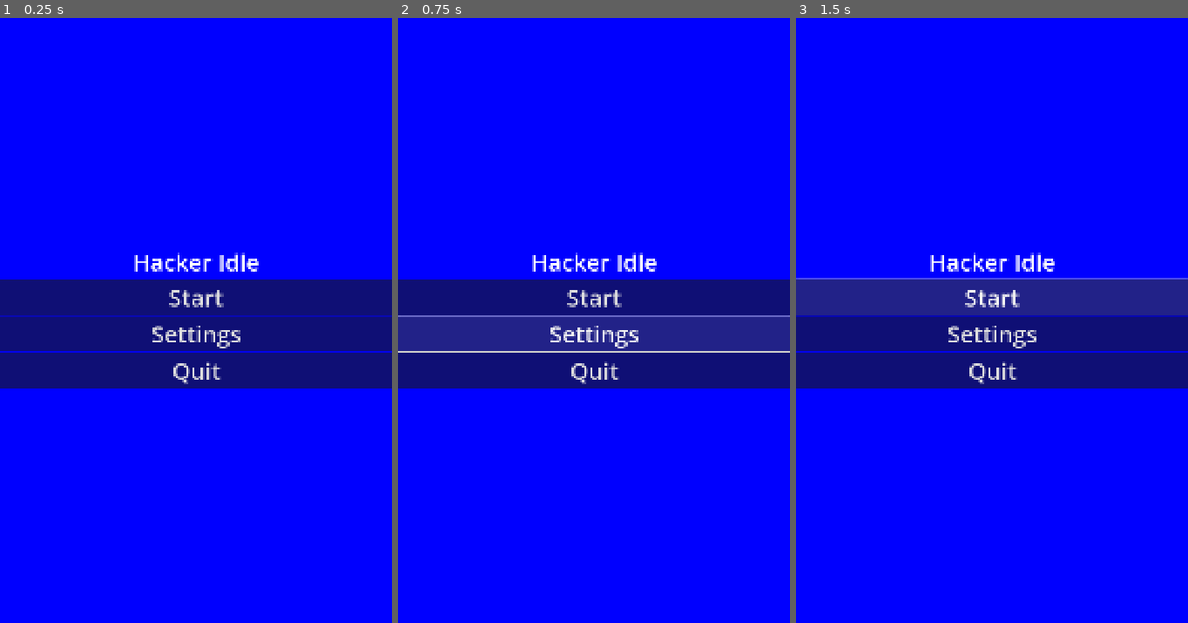
Above: before the commit, frames 1-3 (left to right).
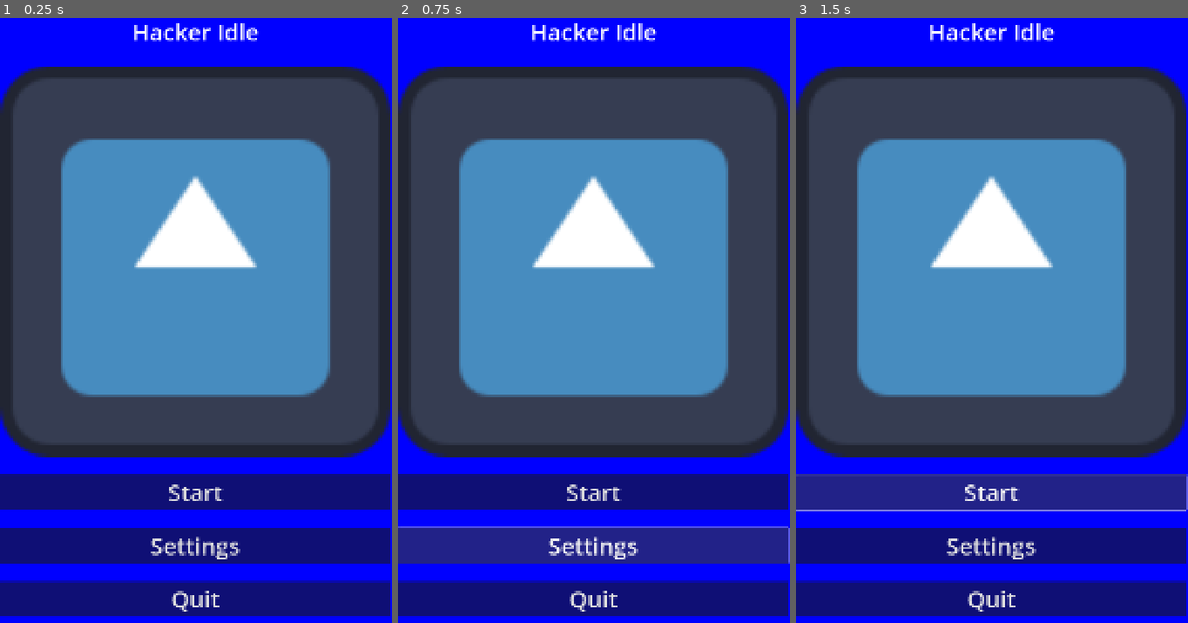
Above: after the commit, the same moments.

Repository: dallatIkes/HackerIdleGame
Game: Godot game, scene res://game/scenes/main.tscn
Same seed, same stepped clock (60 frames per second), same inputs: the game is played once before the commit and once after it. The engine's default icon, where the game draws it, is replaced by a stand-in: a white triangle on a blue panel in a dark square.
Inputs:
- Up to frame 1 (0.25 s): no input
- Up to frame 2 (0.75 s): click "Settings" at 0.5 s
- Up to frame 3 (1.5 s): click "Start" at 1.25 s

The runs differ from the first frame. In frame 1, 82% of the frame differs, in the area x 0-100%, y 0-99%; in frame 2, 82%; in frame 3, 82%.

Commit message:
[page] - added first screens

Diff:
--- /dev/null
+++ b/game/scenes/GameScreen.tscn
@@ -0,0 +1,88 @@
+[gd_scene load_steps=3 format=3 uid="uid://2ctqnrnn40u5"]
+
+[ext_resource type="PackedScene" uid="uid://drote00a1oj4l" path="res://game/scenes/ScreenTemplate.tscn" id="1_ngl22"]
+[ext_resource type="Texture2D" uid="uid://e3an852rk00x" path="res://game/assets/icon.svg" id="2_ou80d"]
+
+[node name="Control" instance=ExtResource("1_ngl22")]
+
+[node name="Top Menu" type="ColorRect" parent="Panel/ColorRect" index="0"]
+custom_minimum_size = Vector2(0, 200)
+layout_mode = 1
+anchors_preset = 10
+anchor_right = 1.0
+grow_horizontal = 2
+size_flags_horizontal = 3
+color = Color(0.392157, 0.392157, 0.392157, 1)
+
+[node name="HBoxContainer" type="HBoxContainer" parent="Panel/ColorRect/Top Menu" index="0"]
+custom_minimum_size = Vector2(0, 200)
+layout_mode = 1
+anchors_preset = 10
+anchor_right = 1.0
+grow_horizontal = 2
+theme_override_constants/separation = 250
+
+[node name="Menu button" type="Button" parent="Panel/ColorRect/Top Menu/HBoxContainer" index="0"]
+layout_mode = 2
+theme_override_font_sizes/font_size = 50
+text = "Menu"
+
+[node name="Crypto label" type="Label" parent="Panel/ColorRect/Top Menu/HBoxContainer" index="1"]
+layout_mode = 2
+theme_override_font_sizes/font_size = 50
+text = "$ 12.23"
+
+[node name="CPU label" type="Label" parent="Panel/ColorRect/Top Menu/HBoxContainer" index="2"]
+layout_mode = 2
+theme_override_font_sizes/font_size = 50
+text = "2.30 GHz"
+
+[node name="TextureRect" type="TextureRect" parent="Panel/ColorRect" index="1"]
+layout_mode = 0
+offset_left = 28.0
+offset_top = 399.0
+offset_right = 156.0
+offset_bottom = 527.0
+scale = Vector2(8, 8)
+texture = ExtResource("2_ou80d")
+
+[node name="Footer Menu" type="ColorRect" parent="Panel/ColorRect" index="2"]
+custom_minimum_size = Vector2(0, 200)
+layout_mode = 1
+anchors_preset = 12
+anchor_top = 1.0
+anchor_right = 1.0
+anchor_bottom = 1.0
+grow_horizontal = 2
+grow_vertical = 0
+size_flags_horizontal = 3
+color = Color(0.392157, 0.392157, 0.392157, 1)
+
+[node name="HBoxContainer" type="HBoxContainer" parent="Panel/ColorRect/Footer Menu" index="0"]
+custom_minimum_size = Vector2(0, 200)
+layout_mode = 1
+anchors_preset = 10
+anchor_right = 1.0
+grow_horizontal = 2
+theme_override_constants/separation = 105
+
+[node name="Home button" type="Button" parent="Panel/ColorRect/Footer Menu/HBoxContainer" index="0"]
+layout_mode = 2
+theme_override_font_sizes/font_size = 50
+text = "Menu"
+
+[node name="Hack button" type="Button" parent="Panel/ColorRect/Footer Menu/HBoxContainer" index="1"]
+layout_mode = 2
+theme_override_font_sizes/font_size = 50
+text = "HACK"
+
+[node name="Upgrades button" type="Button" parent="Panel/ColorRect/Footer Menu/HBoxContainer" index="2"]
+layout_mode = 2
+theme_override_font_sizes/font_size = 50
+text = "UPGRADES"
+
+[node name="Black Market button" type="Button" parent="Panel/ColorRect/Footer Menu/HBoxContainer" index="3"]
+layout_mode = 2
+theme_override_font_sizes/font_size = 50
+text = "BLACK
+MARKET"
--- a/game/scenes/MainMenu.tscn
+++ b/game/scenes/MainMenu.tscn
@@ -1,6 +1,7 @@
-[gd_scene load_steps=3 format=3 uid="uid://bpnwtlnvayoty"]
+[gd_scene load_steps=4 format=3 uid="uid://bpnwtlnvayoty"]
 
 [ext_resource type="PackedScene" uid="uid://drote00a1oj4l" path="res://game/scenes/ScreenTemplate.tscn" id="1_v48kw"]
+[ext_resource type="Texture2D" uid="uid://e3an852rk00x" path="res://game/assets/icon.svg" id="2_34ntp"]
 
 [sub_resource type="LabelSettings" id="LabelSettings_v48kw"]
 font_size = 64
@@ -11,12 +12,12 @@
 color = Color(0, 0, 1, 1)
 
 [node name="VBoxContainer" type="VBoxContainer" parent="Panel/ColorRect" index="0"]
-layout_mode = 1
-anchors_preset = 15
-anchor_right = 1.0
-anchor_bottom = 1.0
+layout_mode = 2
+offset_right = 1075.0
+offset_bottom = 1915.0
 grow_horizontal = 2
 grow_vertical = 2
+theme_override_constants/separation = 50
 alignment = 1
 
 [node name="TitleLabel" type="Label" parent="Panel/ColorRect/VBoxContainer" index="0"]
@@ -25,17 +26,22 @@
 label_settings = SubResource("LabelSettings_v48kw")
 horizontal_alignment = 1
 
-[node name="StartButton" type="Button" parent="Panel/ColorRect/VBoxContainer" index="1"]
+[node name="LogoRect" type="TextureRect" parent="Panel/ColorRect/VBoxContainer" index="1"]
+layout_mode = 2
+texture = ExtResource("2_34ntp")
+expand_mode = 4
+
+[node name="StartButton" type="Button" parent="Panel/ColorRect/VBoxContainer" index="2"]
 layout_mode = 2
 theme_override_font_sizes/font_size = 64
 text = "Start"
 
-[node name="SettingsButton" type="Button" parent="Panel/ColorRect/VBoxContainer" index="2"]
+[node name="SettingsButton" type="Button" parent="Panel/ColorRect/VBoxContainer" index="3"]
 layout_mode = 2
 theme_override_font_sizes/font_size = 64
 text = "Settings"
 
-[node name="QuitButton" type="Button" parent="Panel/ColorRect/VBoxContainer" index="3"]
+[node name="QuitButton" type="Button" parent="Panel/ColorRect/VBoxContainer" index="4"]
 layout_mode = 2
 theme_override_font_sizes/font_size = 64
 text = "Quit"
--- /dev/null
+++ b/game/scenes/Settings.tscn
@@ -0,0 +1,50 @@
+[gd_scene load_steps=3 format=3 uid="uid://c6ap828b24slt"]
+
+[ext_resource type="PackedScene" uid="uid://drote00a1oj4l" path="res://game/scenes/ScreenTemplate.tscn" id="1_lrv7l"]
+
+[sub_resource type="LabelSettings" id="LabelSettings_2fv1l"]
+font_size = 64
+
+[node name="Control" instance=ExtResource("1_lrv7l")]
+
+[node name="ColorRect" parent="Panel" index="0"]
+color = Color(1, 0, 0, 1)
+
+[node name="VBoxContainer" type="VBoxContainer" parent="Panel/ColorRect" index="0"]
+offset_right = 1075.0
+offset_bottom = 1915.0
+grow_horizontal = 2
+grow_vertical = 2
+theme_override_constants/separation = 50
+alignment = 1
+
+[node name="TitleLabel" type="Label" parent="Panel/ColorRect/VBoxContainer" index="0"]
+layout_mode = 2
+text = "SETTINGS"
+label_settings = SubResource("LabelSettings_2fv1l")
+horizontal_alignment = 1
+
+[node name="Sound settings" type="VBoxContainer" parent="Panel/ColorRect/VBoxContainer" index="1"]
+layout_mode = 2
+
+[node name="Sound label" type="Label" parent="Panel/ColorRect/VBoxContainer/Sound settings" index="0"]
+layout_mode = 2
+theme_override_font_sizes/font_size = 25
+text = "SOUND"
+horizontal_alignment = 1
+
+[node name="Sound" type="HSlider" parent="Panel/ColorRect/VBoxContainer/Sound settings" index="1"]
+layout_mode = 2
+step = 10.0
+tick_count = 11
+
+[node name="Sound volume" type="Label" parent="Panel/ColorRect/VBoxContainer/Sound settings" index="2"]
+layout_mode = 2
+theme_override_font_sizes/font_size = 25
+text = "TODO : connect to slider's value"
+horizontal_alignment = 1
+
+[node name="Return" type="Button" parent="Panel/ColorRect/VBoxContainer" index="2"]
+layout_mode = 2
+theme_override_font_sizes/font_size = 64
+text = "Save & Return"
